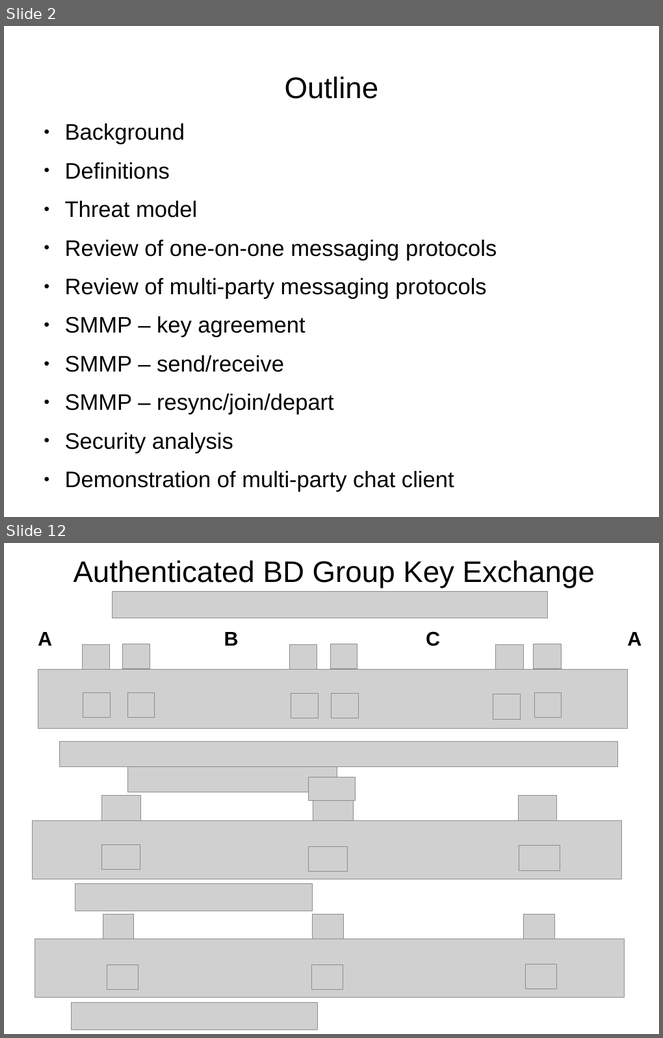
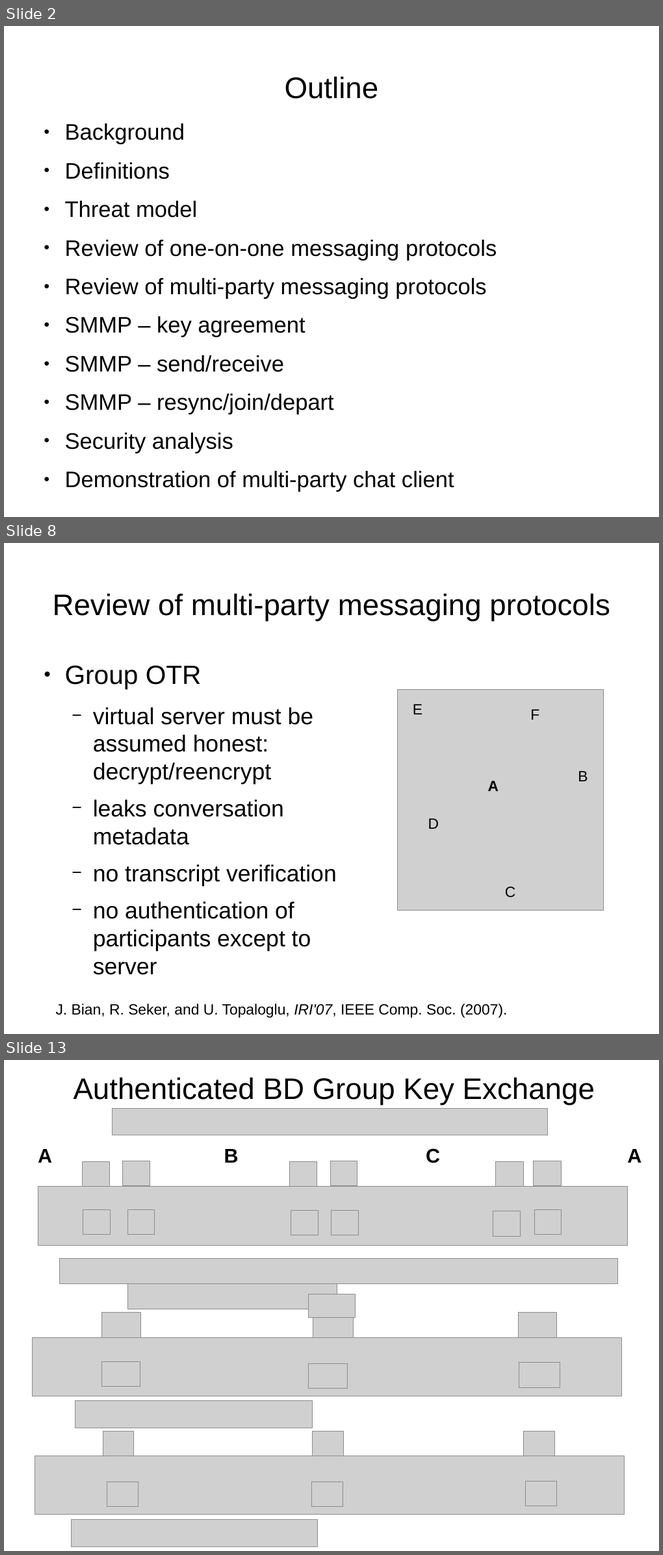
Before and after one commit to rxcomm/smmp, a slide deck: spec/slideshow.odp. Shown one above the other, each under a label of ours: slides 2 and 12 before the commit, slides 2, 8 and 13 after it; the slides between them are not shown. The pictures are 663x1038 and 663x1555 pixels, drawn with LibreOffice and Linux fonts; fonts in the diff are those of the drawing; grey boxes stand for pictures. Boxes give left, top, right and bottom in pixels: in the first picture for what was removed or moved away, otherwise in the second. Text is boxed around its words. In the diff, an @@ line names an element or a change of style, - is before the commit and + after.

```diff
--- a/spec/slideshow.odp
+++ b/spec/slideshow.odp
@@ slide 8 added at <box>4,543,659,1034</box>, background #FFFFFF @@
@@ title added at <box>53,594,610,621</box>, 36 pt, text #000000 @@
+Review of multi-party messaging protocols
@@ text added at <box>65,665,337,951</box>, 28 pt, text #000000 @@
+● Group OTR
+  − virtual server must be assumed honest: decrypt/reencrypt
+  − leaks conversation metadata
+  − no transcript verification
+  − no authentication of participants except to server
@@ picture added at <box>398,689,604,910</box> @@
@@ text added at <box>413,704,423,715</box>, 18 pt, text #000000 @@
+E
@@ text added at <box>530,709,540,720</box>, 18 pt, text #000000 @@
+F
@@ text added at <box>578,771,588,782</box>, 18 pt, text #000000 @@
+B
@@ text added at <box>488,781,499,791</box>, 18 pt, text #000000, bold @@
+A
@@ text added at <box>428,819,440,829</box>, 18 pt, text #000000 @@
+D
@@ text added at <box>505,887,516,898</box>, 18 pt, text #000000 @@
+C
@@ text added at <box>56,1004,507,1018</box>, 18 pt, text #000000 @@
+J. Bian, R. Seker, and U. Topaloglu, IRI'07, IEEE Comp. Soc. (2007).
@@ what was slide 12 is now slide 13 @@
```
Also in this commit, not shown: 14 slides changed, 13 other slides added, 10 slides removed.
